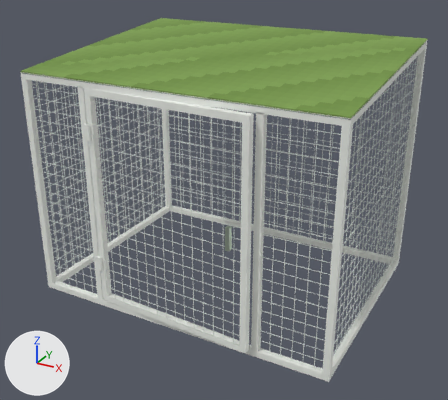
What one commit did to the glTF model models/white-cage.glb.
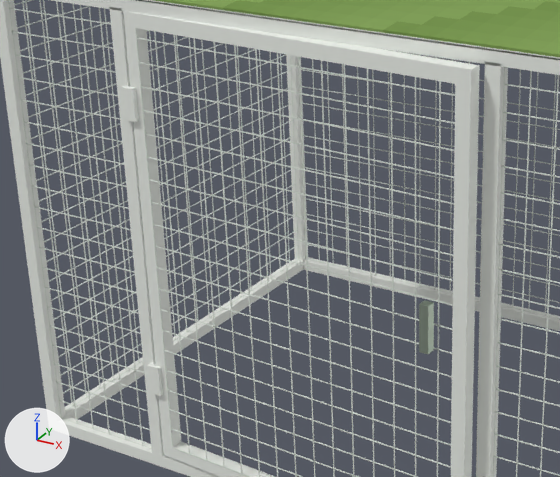
Each version appears first whole from a 50 mm lens placed at (1.34, -2.51, 1.68), pointed at (0.02, -0.09, 0.47), and next in a close-up on the part from 6% to 65% of the width and 21% to 77% of the height. Arrows for +X, +Y and +Z are at lower left; the lights stay in place. The older version's two pictures come first. Where no turn or scale is listed for an object, it has been applied to the vertices. Vertices at exactly the same position are counted once.

The scene before the commit, as lines of its bpy script (objects in view):
```python
me_mesh_0 = bpy.data.meshes.new('Mesh_0')
me_mesh_0.from_pydata(...)  # 3078 vertices, 7928 faces; spans x -0.75..0.75, y -0.56..0.55, z 0.0..1.2
me_mesh_0.materials.append(mat_white_welded_mesh)  # white #eaf1e8
me_mesh_0.materials.append(mat_white_powder_coat)  # white #f3f7f1
me_mesh_0.materials.append(mat_latch)  # grey #a0ad9e
me_mesh_0.materials.append(mat_artificial_grass_5)  # green #7d9e50
me_mesh_0.materials.append(mat_artificial_grass_4)  # green #7a9b4d
me_mesh_0.materials.append(mat_artificial_grass_3)  # green #78984b
me_mesh_0.materials.append(mat_artificial_grass_2)  # green #759648
me_mesh_0.materials.append(mat_artificial_grass_1)  # green #729345
me_mesh_0.materials.append(mat_artificial_grass_0)  # green #6f9042
me_mesh_0.materials.append(mat_artificial_grass_6)  # green #7fa052
me_mesh_1 = bpy.data.meshes.new('Mesh_1')
me_mesh_1.from_pydata(...)  # 312 vertices, 480 faces; spans x 0.0..0.79, y -0.057..0.03, z 0.035..1.065
# faces by material slot: [420, 48, 12]
me_mesh_1.materials.append(mat_white_welded_mesh)  # white #eaf1e8
me_mesh_1.materials.append(mat_white_powder_coat)  # white #f3f7f1
me_mesh_1.materials.append(mat_latch)  # grey #a0ad9e
ob_cage_frame = bpy.data.objects.new('Cage frame', me_mesh_0)
ob_cage_frame.location = (0.0, 0.0, 0.0)
ob_door_hinge = bpy.data.objects.new('Door hinge', me_mesh_1)
ob_door_hinge.location = (-0.395, -0.55, 0.0)
```
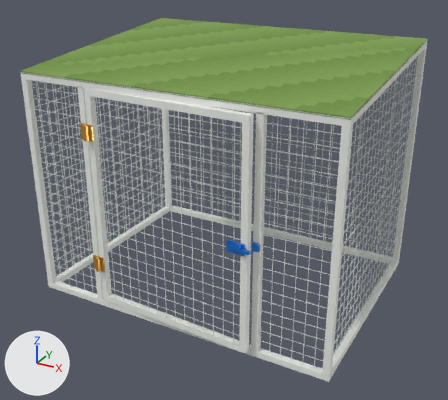
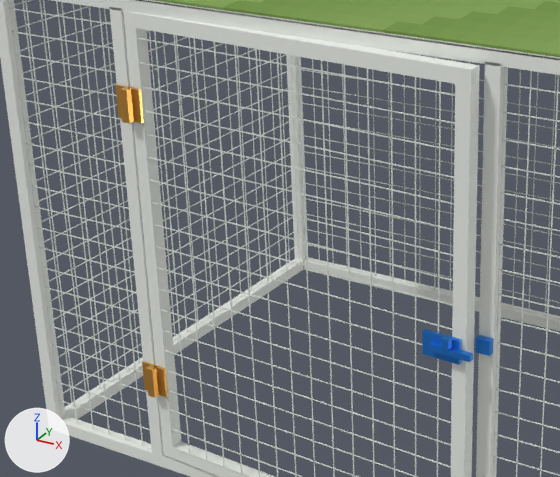
What differs and where, as boxes (x1, y1, x2, y2) in the close-ups (560 x 477 px; the box of a moved part takes in the faces that stretch with it):
part 1 of me_mesh_0, added
    after: (475, 335, 494, 356)
part 2 of me_mesh_0, moved or reshaped
    before: (147, 363, 163, 396)
    after: (142, 361, 155, 390)
part 3 of me_mesh_0, moved or reshaped
    before: (121, 86, 139, 122)
    after: (146, 365, 159, 398)
part 4 of me_mesh_0, added
    after: (115, 84, 128, 118)
part 5 of me_mesh_0, added
    after: (119, 87, 134, 123)
part 6 of me_mesh_1, added
    after: (441, 336, 452, 350)
part 7 of me_mesh_1, added
    after: (155, 365, 168, 397)
part 8 of me_mesh_1, added
    after: (128, 87, 144, 123)
part 9 of me_mesh_1, built on (blue)
    after: (428, 341, 473, 362)
part 10 of me_mesh_1, recoloured
    before: (419, 300, 434, 354)
    after: (422, 329, 462, 365)

The change in detail:
Material 'Blue metal sliding bolt' (mat_blue_metal_sliding_bolt) is new.
Its base color is (0.025, 0.24, 0.8) (blue #2c86e7).
Its metallic is 0.6.
Its roughness is 0.28.
Material 'Brass hinges' (mat_brass_hinges) is new.
Its base color is (0.78, 0.39, 0.075) (orange #e5a84d).
Its metallic is 0.78.
Its roughness is 0.28.
me_mesh_0 is used by ob_cage_frame; location (0.0, 0.0, 0.0).
me_mesh_0 had 3078 vertices, 7928 faces and spanned x -0.75..0.75, y -0.56..0.55, z 0.0..1.2.
me_mesh_0 now has 3102 vertices, 7964 faces and spans x -0.75..0.75, y -0.57..0.55, z 0.0..1.2.
me_mesh_0 part 1: a new loose piece, a box spanning x 0.4..0.43, y -0.565..-0.55, z 0.515..0.545, in mat_blue_metal_sliding_bolt (blue #2c86e7).
me_mesh_0 part 2: the loose piece of 8 vertices spanning x -0.41..-0.38, y -0.56..-0.54, z 0.2..0.27 is moved by (-0.02, 0.0, 0.0), in mat_brass_hinges (orange #e5a84d).
me_mesh_0 part 3: the loose piece of 8 vertices spanning x -0.41..-0.38, y -0.56..-0.54, z 0.84..0.91 is moved by (0.0, -0.01, -0.64), in mat_brass_hinges (orange #e5a84d).
me_mesh_0 part 4: a new loose piece, a box spanning x -0.43..-0.4, y -0.554..-0.546, z 0.84..0.91, in mat_brass_hinges (orange #e5a84d).
me_mesh_0 part 5: a new loose piece, a box spanning x -0.404..-0.386, y -0.572..-0.554, z 0.84..0.91, in mat_brass_hinges (orange #e5a84d).
me_mesh_0 gains material mat_blue_metal_sliding_bolt (blue #2c86e7).
me_mesh_0 gains material mat_brass_hinges (orange #e5a84d).
me_mesh_1 is used by ob_door_hinge; location (-0.395, -0.55, 0.0).
me_mesh_1 had 312 vertices, 480 faces and spanned x 0.0..0.79, y -0.057..0.03, z 0.035..1.065.
me_mesh_1 now has 344 vertices, 528 faces and spans x 0.0..0.809, y -0.063..0.03, z 0.035..1.065.
me_mesh_1 part 6: the loose piece of 8 vertices spanning x 0.698..0.719, y -0.057..-0.036, z 0.51..0.61 is copied, and the copy is scaled about its middle by (0.75, 0.75, 0.2), then moved by (0.047, -0.008, -0.017), in mat_blue_metal_sliding_bolt (blue #2c86e7); it spans x 0.748..0.764, y -0.062..-0.047, z 0.533..0.553.
me_mesh_1 part 7: the loose piece of 8 vertices spanning x 0.029..0.031, y -0.003..0.0, z 0.065..1.035 is copied, and the copy is scaled about its middle by (15, 4.03, 0.0722), then moved by (-0.015, -0.003, -0.315), in mat_brass_hinges (orange #e5a84d); it spans x 0.0..0.03, y -0.01..0.0, z 0.2..0.27.
me_mesh_1 part 8: the loose piece of 8 vertices spanning x 0.129..0.131, y -0.008..-0.006, z 0.065..1.035 is copied, and the copy is scaled about its middle by (15, 4.03, 0.0722), then moved by (-0.115, 0.002, 0.325), in mat_brass_hinges (orange #e5a84d); it spans x 0.0..0.03, y -0.01..0.0, z 0.84..0.91.
Part 9, on me_mesh_1:
8 vertices move from x 0.698..0.719, y -0.057..-0.036, z 0.51..0.61 to x 0.699..0.779, y -0.048..-0.036, z 0.5..0.55.
8 vertices are added at x 0.718..0.809, y -0.063..-0.045, z 0.52..0.533.
12 new faces join them, mat_blue_metal_sliding_bolt (blue #2c86e7).
me_mesh_1 part 10: 12 faces spanning x 0.699..0.779, y -0.048..-0.036, z 0.5..0.55 switch from mat_latch (grey #a0ad9e) to mat_blue_metal_sliding_bolt (blue #2c86e7).
me_mesh_1 gains material mat_brass_hinges (orange #e5a84d).
